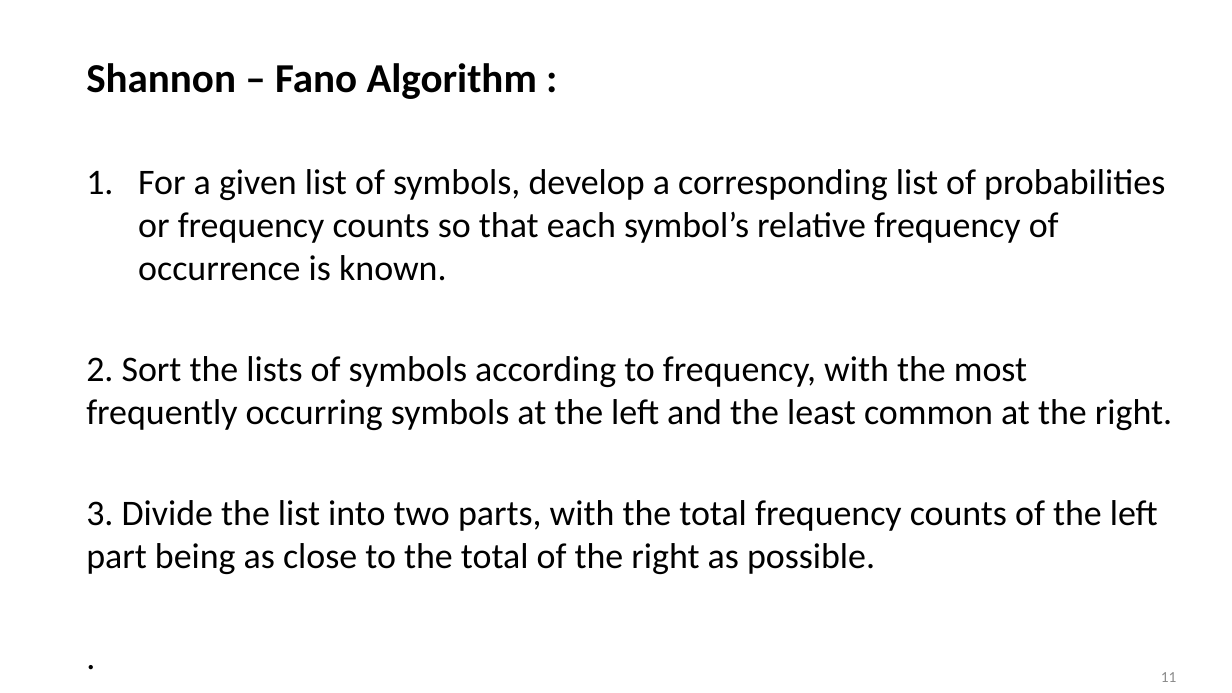
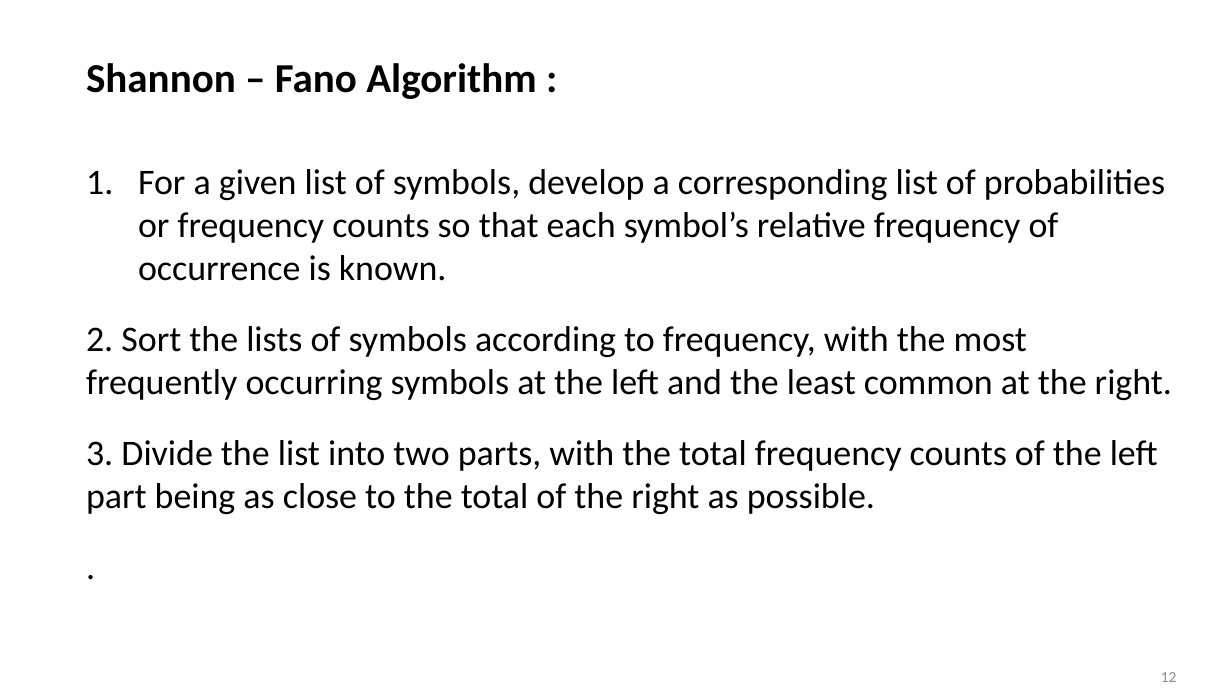
Before and after one commit to ashiagarwal73/Comparision-and-implementation-of-Compression-Algorithms, a slide deck: slide 12 of PodHandler.pptx (slide 11 before the commit). Drawn at 1232x693 pixels with LibreOffice and Linux fonts; fonts in the diff are those of the drawing; background and template pictures are left out. Boxes give left, top, right and bottom in pixels: in the first picture for what was removed or moved away, otherwise in the second. Text is boxed around its words. In the diff, an @@ line names an element or a change of style, - is before the commit and + after.

```diff
--- a/PodHandler.pptx
+++ b/PodHandler.pptx
@@ text "For a given list of ..." at bbox=[86, 169, 1172, 514]: less space between paragraphs @@
@@ page number at bbox=[1161, 672, 1177, 682]: text changed; text colour #8C8C8C to #8B8B8B @@
-11
+12
```
Also in this commit, not shown: 11 other slides changed, 2 slides added, 1 slide removed.
